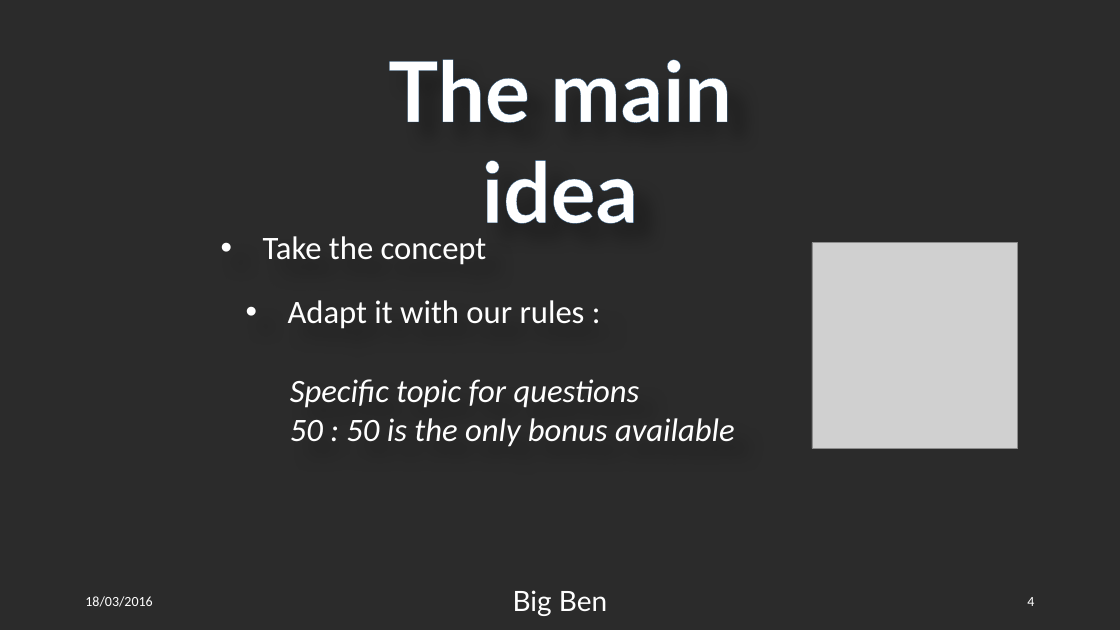
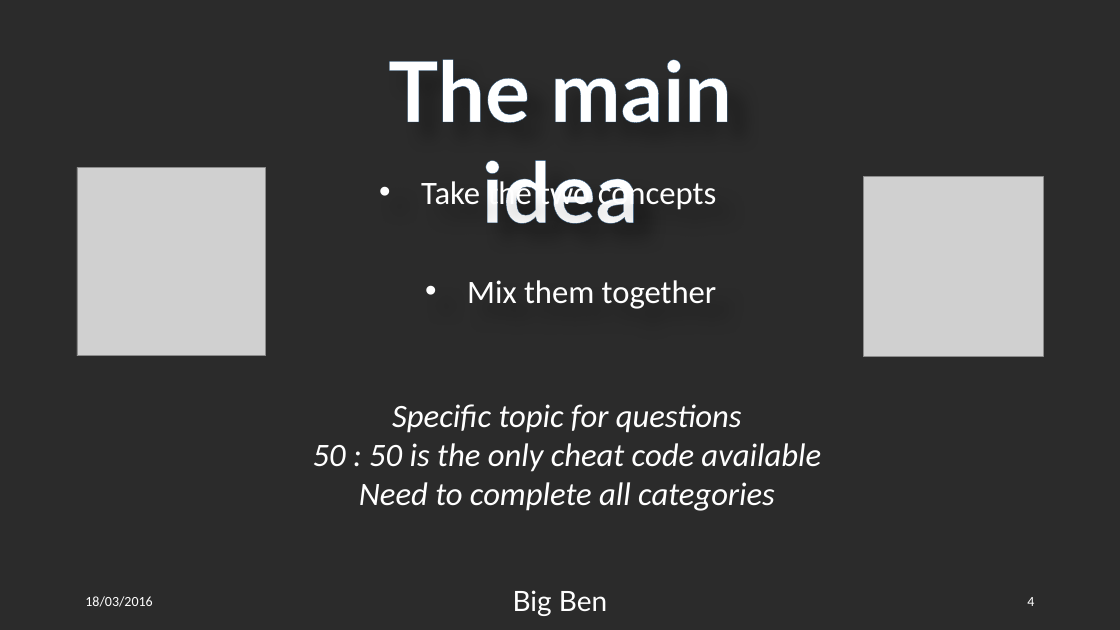
Before and after one commit to Qu1lby/BigBen, a slide deck: slide 4 of Presentation.pptx. Drawn at 1120x630 pixels with LibreOffice and Linux fonts; fonts in the diff are those of the drawing; grey boxes stand for pictures; background and template pictures are left out; a plain dark background stands for a picture behind light text. Boxes give left, top, right and bottom in pixels: in the first picture for what was removed or moved away, otherwise in the second. Text is boxed around its words. In the diff, an @@ line names an element or a change of style, - is before the commit and + after.

Commit message:
Optimisation style - pptx

```diff
--- a/Presentation.pptx
+++ b/Presentation.pptx
@@ picture added at (77,167,266,355) @@
@@ text at (421,177,717,212): text changed @@
-• Take the concept
+• Take the two concepts
@@ picture: place and size @@
-picture at (812,243,1018,449)
+picture at (864,177,1044,357)
@@ text added at (467,280,717,309), 28 pt, text #FFFFFF @@
+• Mix them together
@@ text at (288,300,585,329): paragraph removed @@
-• Adapt it with our rules :
@@ text "Specific topic for questions": place and size @@
-text "Specific topic for questions" at (288,300,735,447)
+text "Specific topic for questions" at (313,404,821,511)
@@ text at (392,404,742,433): alignment left to centre @@
@@ text at (313,443,821,511): text changed @@
-50 : 50 is the only bonus available
+50 : 50 is the only cheat code available
+Need to complete all categories
```
Also in this commit, not shown: 1 other slide changed, 1 slide added, 4 other files.
